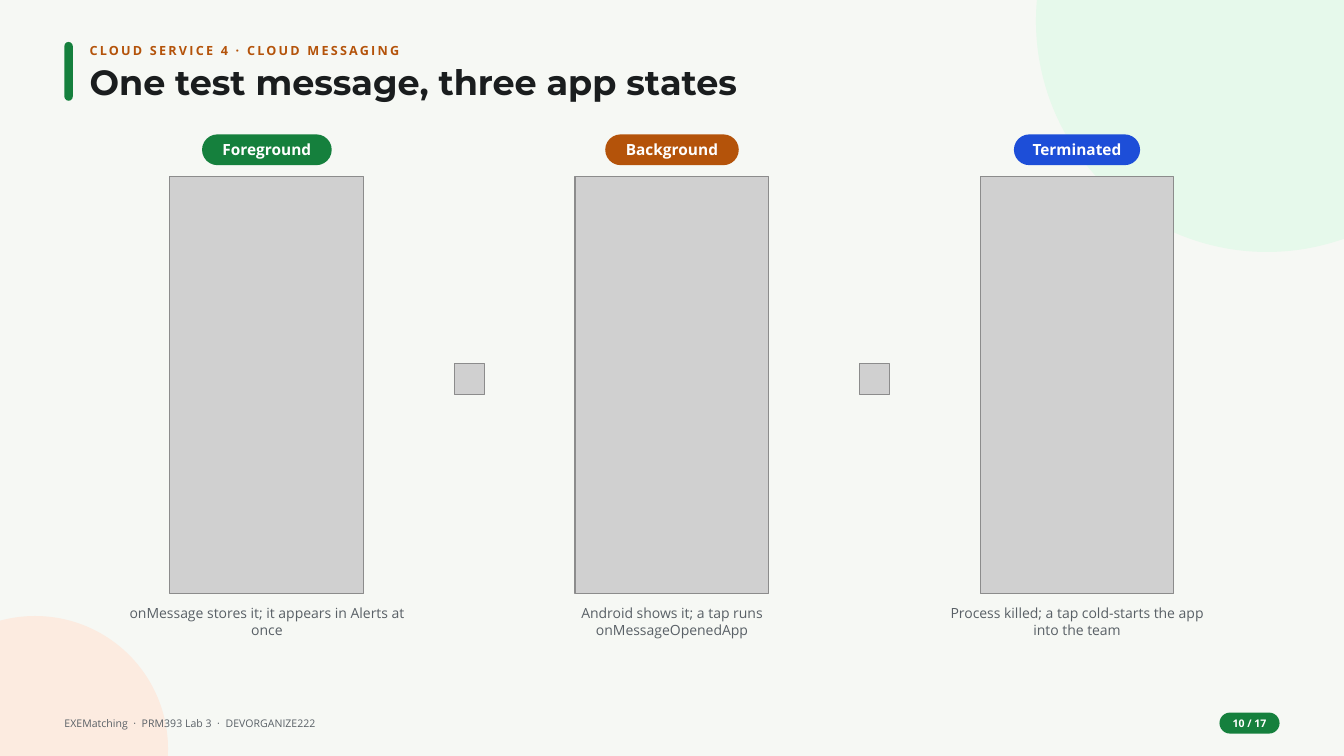
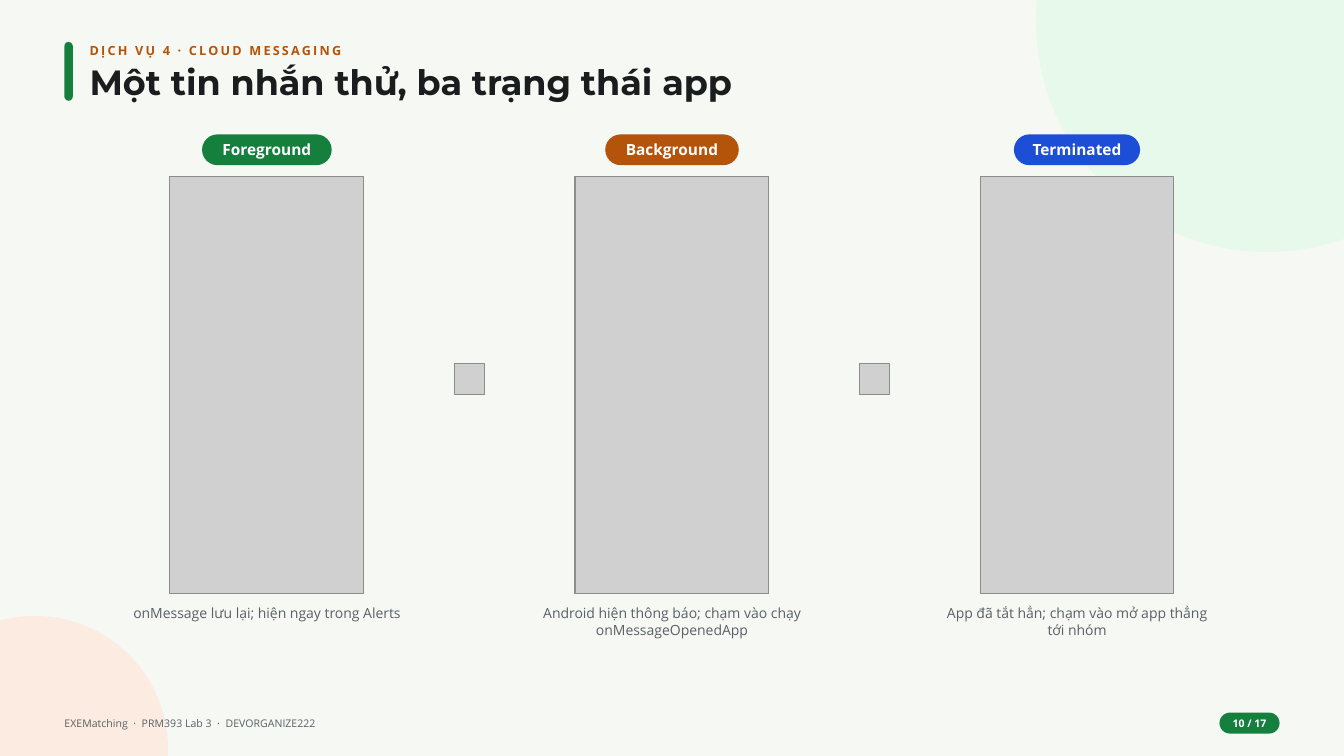
Before and after one commit to DEVORGANIZE222/Lab3_Cloud-Enabled_Mobile_App, a slide deck: slide 10 of slides/Lab03_DEVORGANIZE222_slides.pptx. Drawn at 1344x756 pixels with LibreOffice and Linux fonts; fonts in the diff are those of the drawing; grey boxes stand for pictures. Boxes give left, top, right and bottom in pixels: in the first picture for what was removed or moved away, otherwise in the second. Text is boxed around its words. In the diff, an @@ line names an element or a change of style, - is before the commit and + after.

```diff
--- a/slides/Lab03_DEVORGANIZE222_slides.pptx
+++ b/slides/Lab03_DEVORGANIZE222_slides.pptx
@@ text at <box>90,46,341,58</box>: text changed @@
-CLOUD SERVICE 4 · CLOUD MESSAGING
+DỊCH VỤ 4 · CLOUD MESSAGING
@@ text at <box>90,64,732,103</box>: text changed @@
-One test message, three app states
+Một tin nhắn thử, ba trạng thái app
@@ text at <box>133,607,400,622</box>: text changed @@
-onMessage stores it; it appears in Alerts at once
+onMessage lưu lại; hiện ngay trong Alerts
@@ text at <box>543,607,801,639</box>: text changed @@
-Android shows it; a tap runs onMessageOpenedApp
+Android hiện thông báo; chạm vào chạy onMessageOpenedApp
@@ text at <box>947,605,1207,635</box>: text changed @@
-Process killed; a tap cold-starts the app into the team
+App đã tắt hẳn; chạm vào mở app thẳng tới nhóm
```
Also in this commit, not shown: 14 other slides changed, 2 slides added, 2 slides removed.
